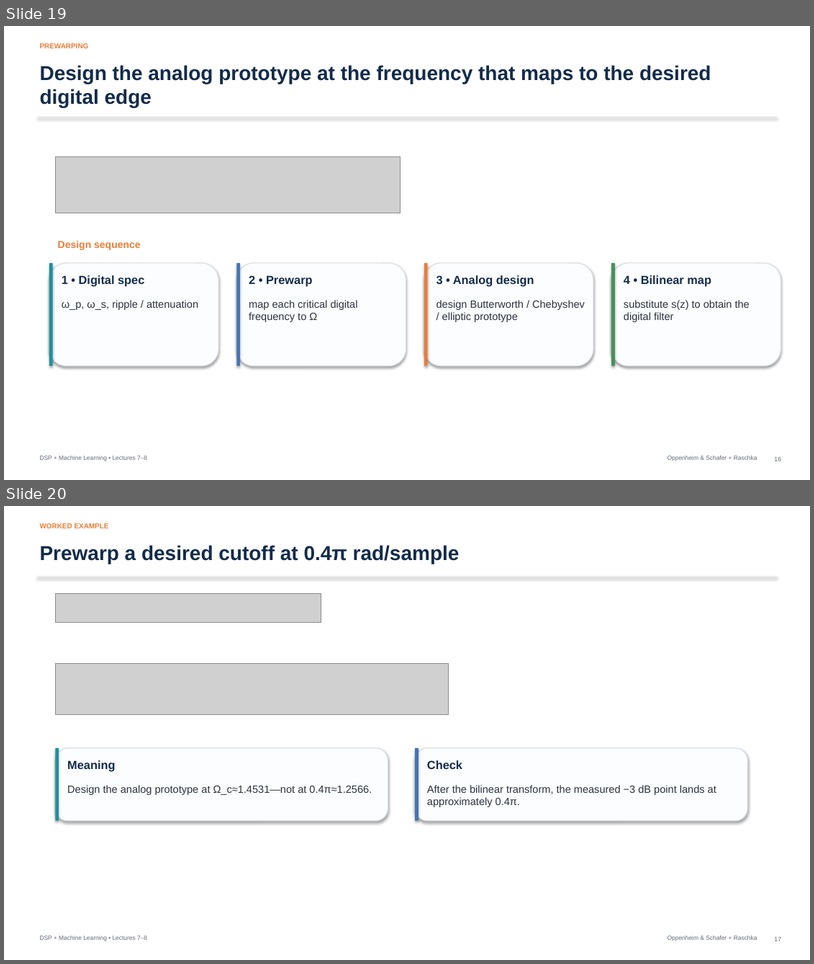
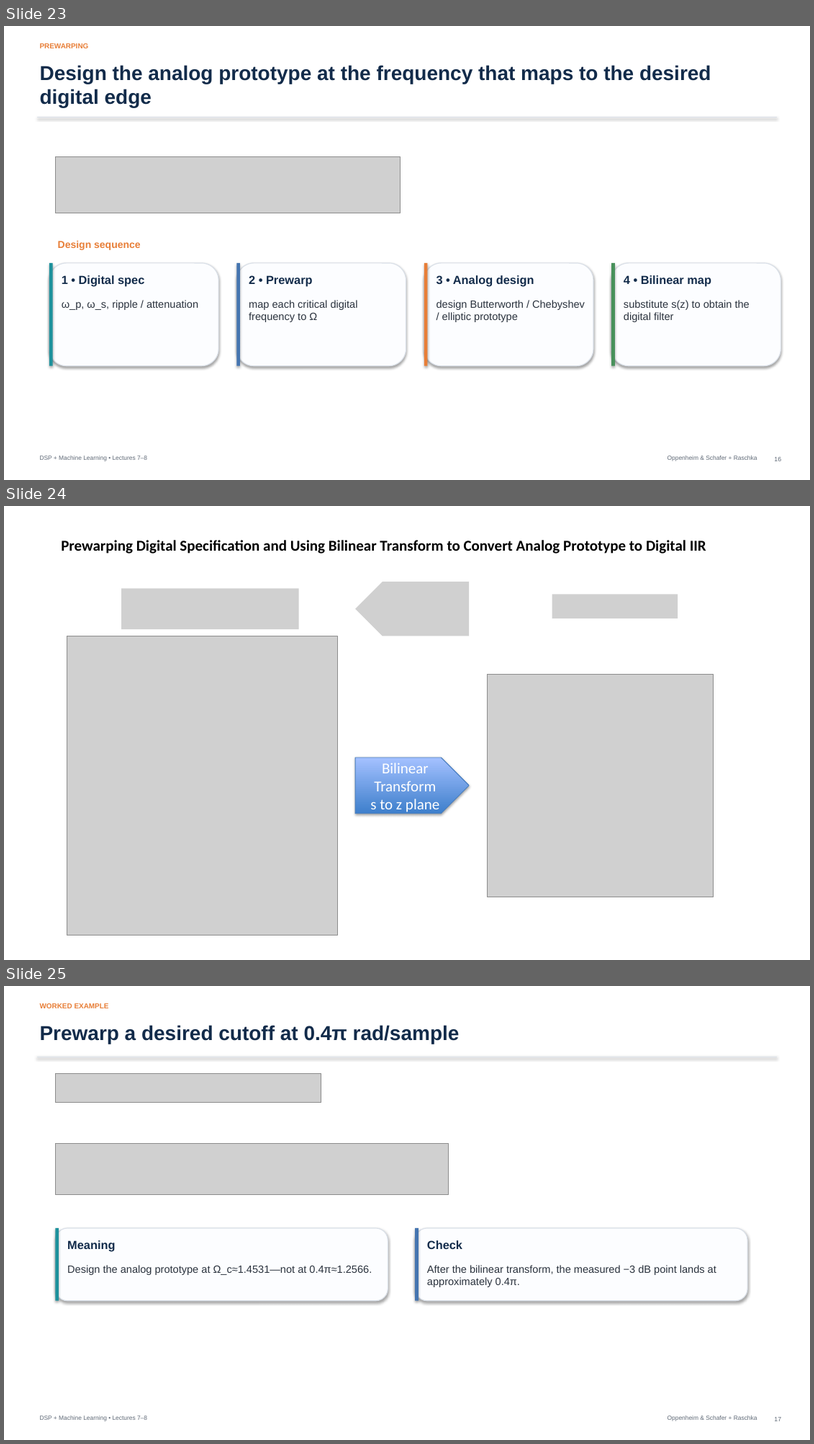
Before and after one commit to mathys2000/ecen45632_f26, a slide deck: lecture_slides/Week4_Lecture8_IIR_Bilinear_Transform_ML_Preprocessing_091726_myAnnotated.pptx. Shown one above the other, each under a label of ours: slides 19 and 20 before the commit, slides 23, 24 and 25 after it. The pictures are 814x964 and 814x1444 pixels, drawn with LibreOffice and Linux fonts; fonts in the diff are those of the drawing; grey boxes stand for pictures. Boxes give left, top, right and bottom in pixels: in the first picture for what was removed or moved away, otherwise in the second. Text is boxed around its words. In the diff, an @@ line names an element or a change of style, - is before the commit and + after.

```diff
--- a/lecture_slides/Week4_Lecture8_IIR_Bilinear_Transform_ML_Preprocessing_091726_myAnnotated.pptx
+++ b/lecture_slides/Week4_Lecture8_IIR_Bilinear_Transform_ML_Preprocessing_091726_myAnnotated.pptx
@@ slide 24 added at (x1=4, y1=506, x2=810, y2=960), background #FFFFFF @@
@@ text added at (x1=61, y1=540, x2=707, y2=554), 18 pt, text #000000, bold @@
+Prewarping Digital Specification and Using Bilinear Transform to Convert Analog Prototype to Digital IIR
@@ picture added at (x1=121, y1=588, x2=298, y2=629) @@
@@ picture added at (x1=355, y1=582, x2=469, y2=636) @@
@@ picture added at (x1=553, y1=595, x2=679, y2=618) @@
@@ picture added at (x1=67, y1=636, x2=337, y2=935) @@
@@ picture added at (x1=487, y1=674, x2=714, y2=897) @@
@@ pentagon arrow added at (x1=355, y1=757, x2=469, y2=813), fill gradient #3F80CE to #A4C4FF, outline #4B7EBC 0.75 pt, 18 pt, text #FFFFFF @@
+Bilinear Transform
+s to z plane
@@ what was slide 19 is now slide 23 @@
@@ what was slide 20 is now slide 25 @@
```
Also in this commit, not shown: 12 slides changed, 7 other slides added, 14 other files.
